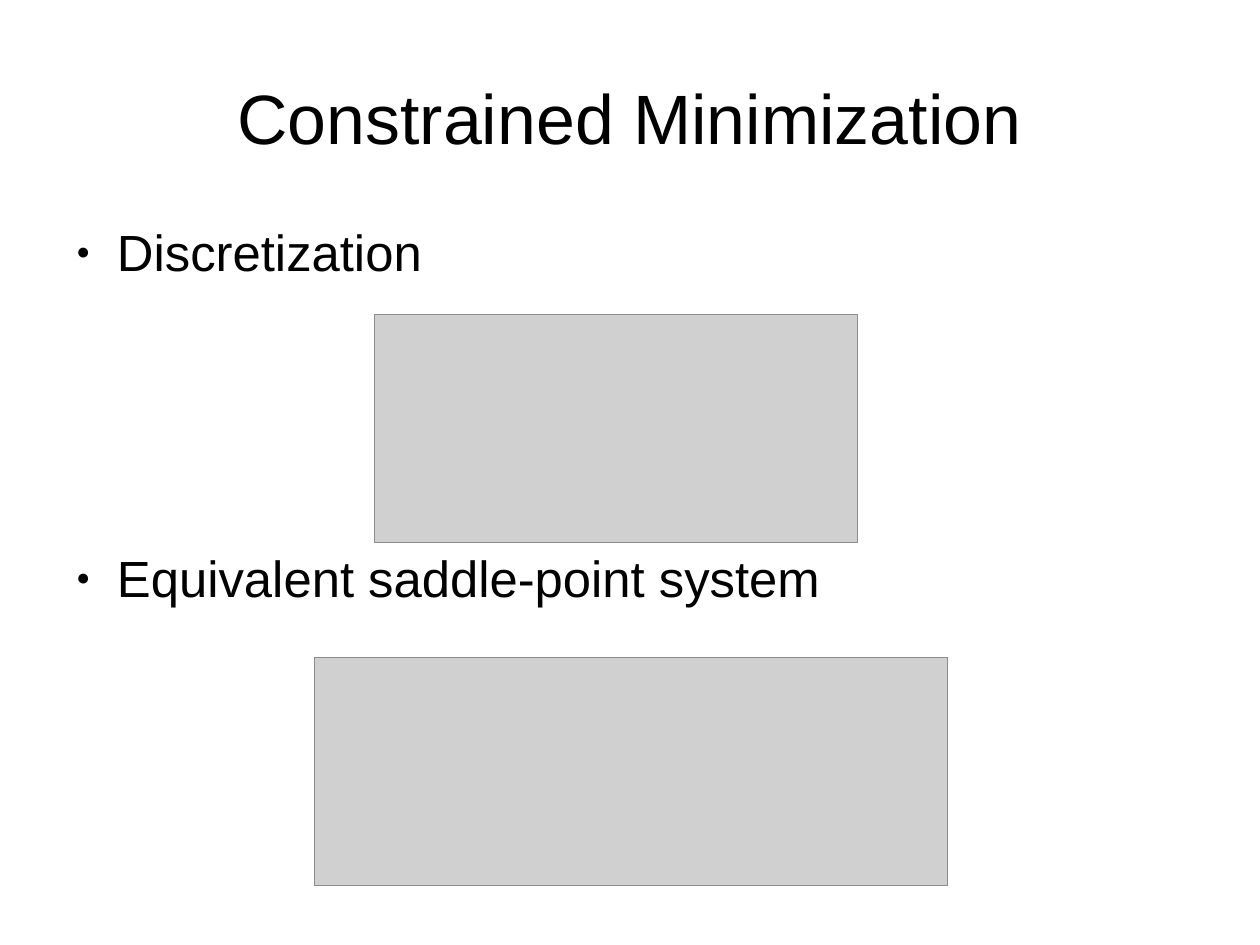
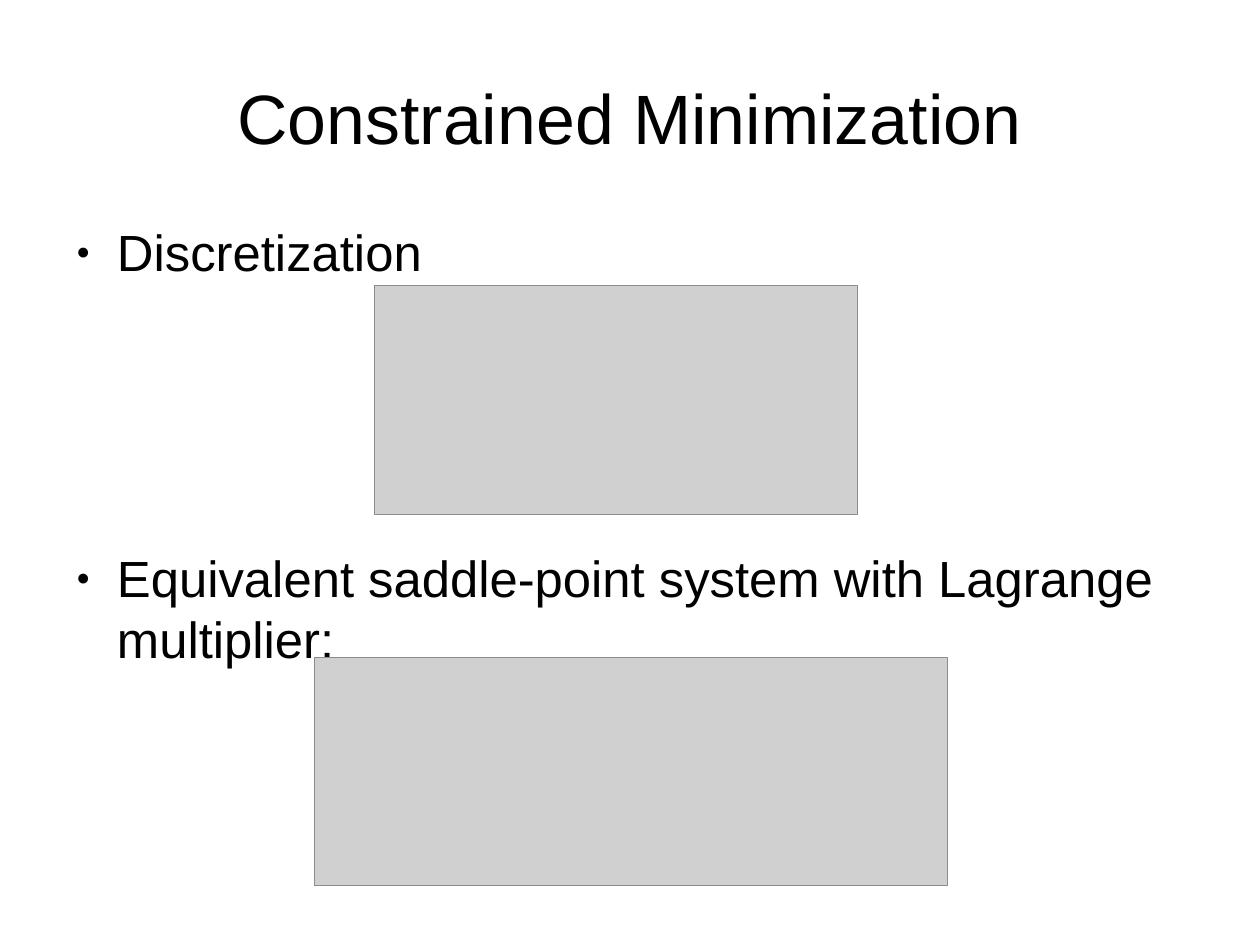
Before and after one commit to jhellrung/documents, a slide deck: slide 20 of presentations/sandia.2011.11.08/slides.odp. Drawn at 1260x945 pixels with LibreOffice and Linux fonts; fonts in the diff are those of the drawing; grey boxes stand for pictures. Boxes give left, top, right and bottom in pixels: in the first picture for what was removed or moved away, otherwise in the second. Text is boxed around its words. In the diff, an @@ line names an element or a change of style, - is before the commit and + after.

```diff
--- a/presentations/sandia.2011.11.08/slides.odp
+++ b/presentations/sandia.2011.11.08/slides.odp
@@ picture: place and size @@
-picture at (375, 314, 858, 543)
+picture at (375, 286, 858, 515)
@@ text at (117, 560, 1153, 669): text changed @@
-● Equivalent saddle-point system
+● Equivalent saddle-point system with Lagrange multiplier:
```
Also in this commit, not shown: 2 other slides changed, 3 slides added.
